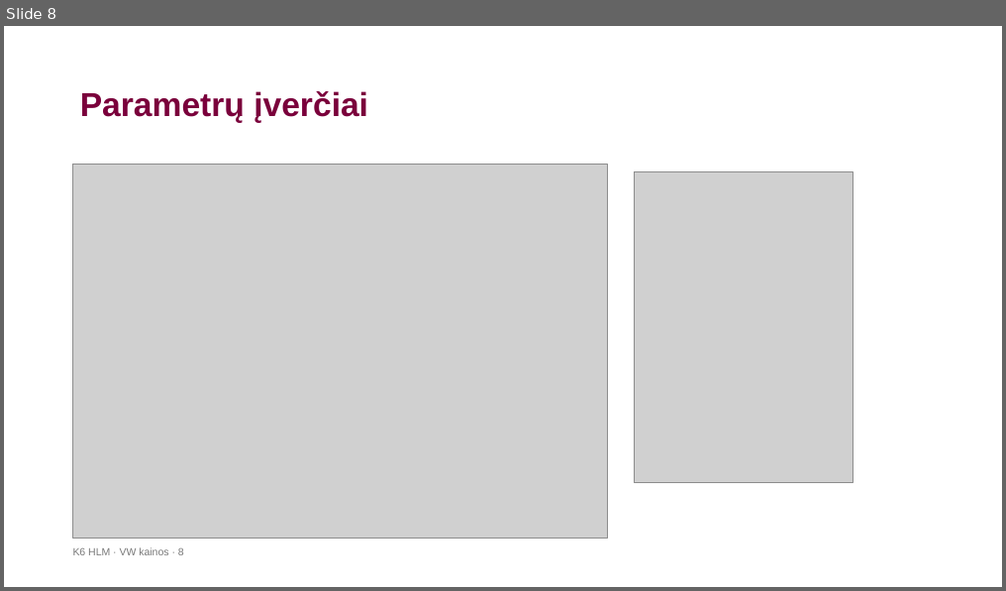
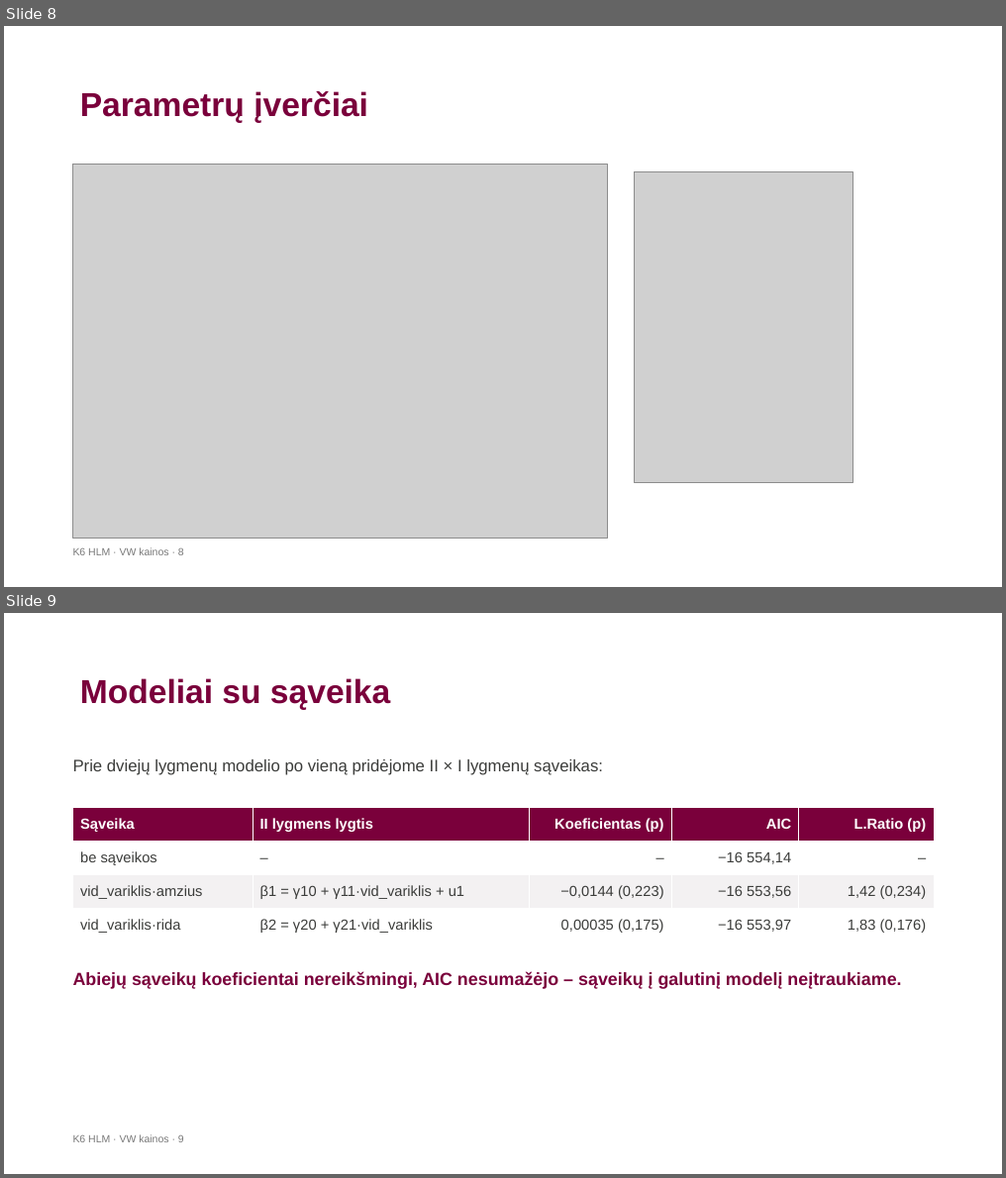
Before and after one commit to LidijaPu/K6, a slide deck: K6_HLM_VW_pristatymas-2.pptx. Shown one above the other, each under a label of ours: slide 8 before the commit, slides 8 and 9 after it. The pictures are 1006x591 and 1006x1178 pixels, drawn with LibreOffice and Linux fonts; fonts in the diff are those of the drawing; grey boxes stand for pictures; background and template pictures are left out. Boxes give left, top, right and bottom in pixels: in the first picture for what was removed or moved away, otherwise in the second. Text is boxed around its words. In the diff, an @@ line names an element or a change of style, - is before the commit and + after.

```diff
--- a/K6_HLM_VW_pristatymas-2.pptx
+++ b/K6_HLM_VW_pristatymas-2.pptx
@@ slide 9 added at [4, 613, 1002, 1174], background #FFFFFF @@
@@ title added at [80, 678, 390, 710], 32 pt, text #7A003B, bold @@
+Modeliai su sąveika
@@ text added at [73, 760, 603, 775], 16 pt, text #3B3C3A @@
+Prie dviejų lygmenų modelio po vieną pridėjome II × I lygmenų sąveikas:
@@ table added at [73, 808, 934, 943], 4 rows, 5 columns @@
+Sąveika | II lygmens lygtis | Koeficientas (p) | AIC | L.Ratio (p)
+be sąveikos | – | – | −16 554,14 | –
+vid_variklis·amzius | β1 = γ10 + γ11·vid_variklis + u1 | −0,0144 (0,223) | −16 553,56 | 1,42 (0,234)
+vid_variklis·rida | β2 = γ20 + γ21·vid_variklis | 0,00035 (0,175) | −16 553,97 | 1,83 (0,176)
@@ text added at [73, 972, 901, 990], 17 pt, text #7A003B, bold @@
+Abiejų sąveikų koeficientai nereikšmingi, AIC nesumažėjo – sąveikų į galutinį modelį neįtraukiame.
@@ text added at [73, 1135, 184, 1143], 10 pt, text #797979 @@
+K6 HLM · VW kainos · 9
```
Also in this commit, not shown: 6 slides changed, 5 slides removed, 4 other files.
